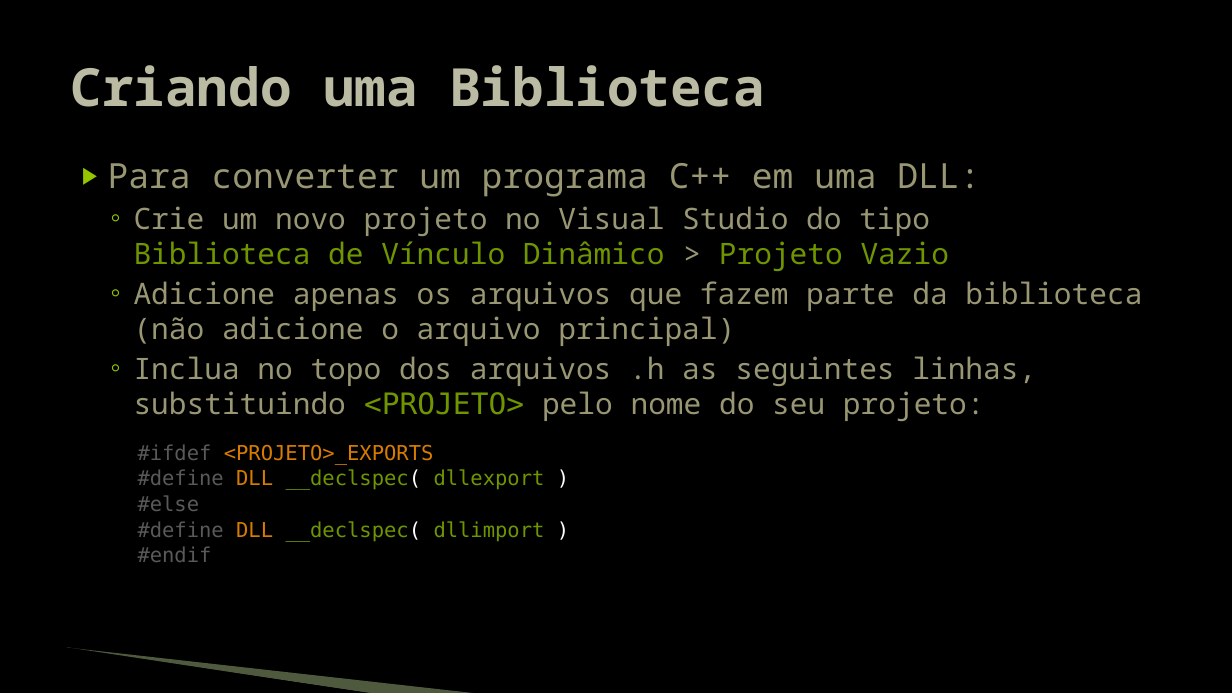
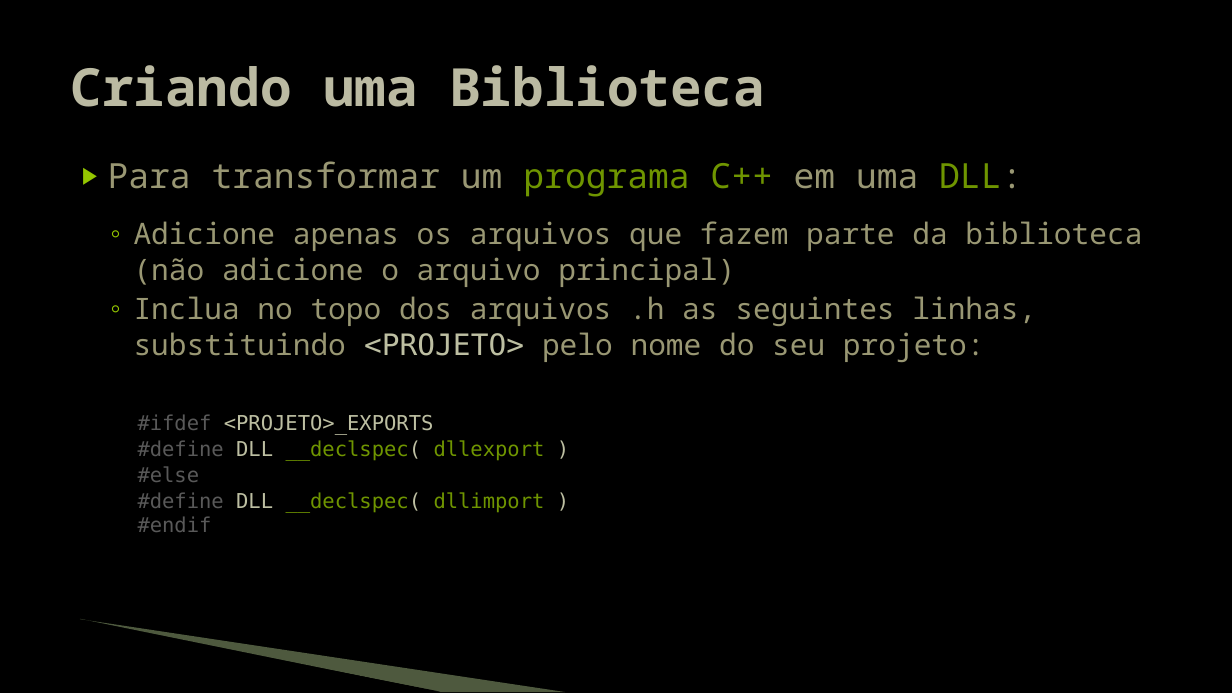
Before and after one commit to JudsonSS/Jogos, a slide deck: slide 8 of Slides/29. Distribuição do Jogo.pptx (slide 6 before the commit). Drawn at 1232x693 pixels with LibreOffice and Linux fonts; fonts in the diff are those of the drawing; background and template pictures are left out. Boxes give left, top, right and bottom in pixels: in the first picture for what was removed or moved away, otherwise in the second. Text is boxed around its words. In the diff, an @@ line names an element or a change of style, - is before the commit and + after.

```diff
--- a/Slides/29. Distribuição do Jogo.pptx
+++ b/Slides/29. Distribuição do Jogo.pptx
@@ text at <box>108,161,1022,197</box>: text changed; size 23 to 27 pt @@
-▶ Para converter um programa C++ em uma DLL:
-  ◦ Crie um novo projeto no Visual Studio do tipo
-    Biblioteca de Vínculo Dinâmico > Projeto Vazio
+▶ Para transformar um programa C++ em uma DLL:
@@ text at <box>134,296,1036,362</box>: text colour #6F9400 to #BDBFA2 in "<PROJETO>" @@
@@ text "#ifdef <PROJETO>_EXPORTS": place and size @@
-text "#ifdef <PROJETO>_EXPORTS" at <box>138,444,545,562</box>
+text "#ifdef <PROJETO>_EXPORTS" at <box>138,414,545,532</box>
@@ text at <box>138,414,545,513</box>: text colour #D77C01 to #BDBFA2 in "<PROJETO>_EXPORTS", "DLL", "DLL"; text colour #FFFFFF to #BDBFA2 in "__declspec( )", "__declspec( )" @@
@@ freeform shape: place and size @@
-freeform shape at <box>66,649,374,693</box>
+freeform shape at <box>78,621,440,692</box>
@@ freeform shape: place and size @@
-freeform shape at <box>67,648,481,693</box>
+freeform shape at <box>80,619,566,692</box>
```
Also in this commit, not shown: 14 other slides changed, 2 slides added.
